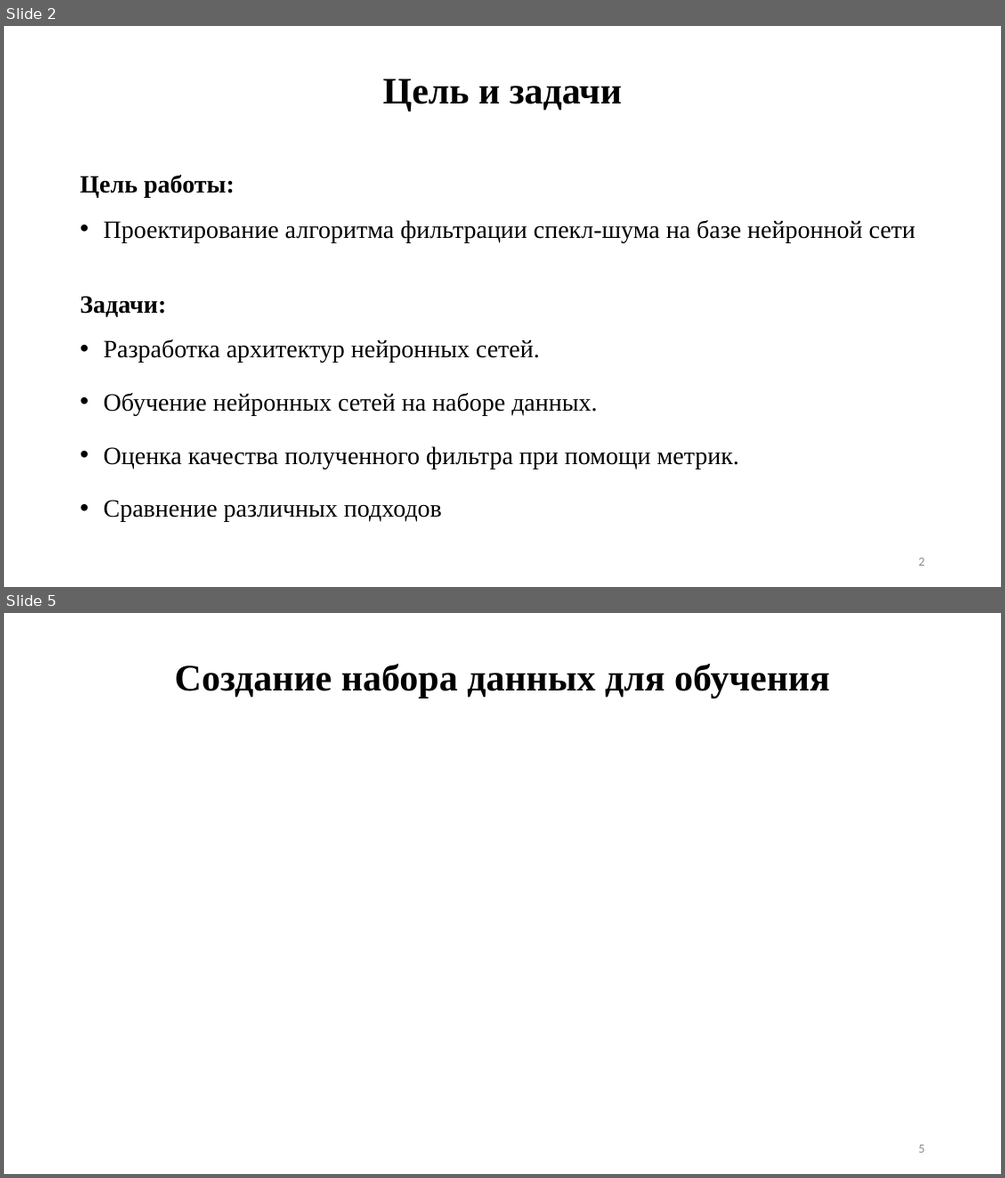
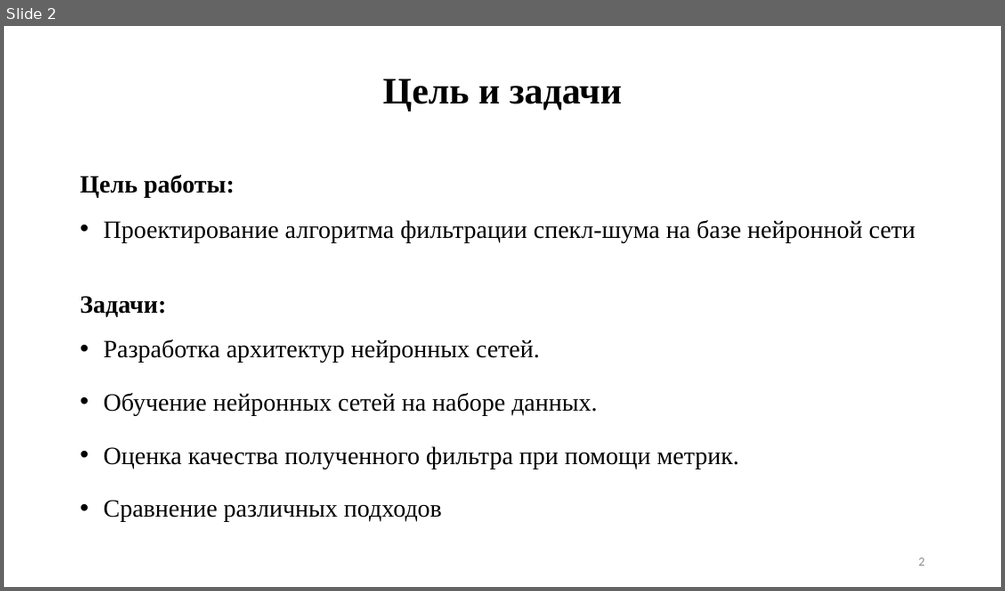
Before and after one commit to Felecort/NN_Filter_Radiolocation_Imgs, a slide deck: text/ВКР_преза.pptx. Shown one above the other, each under a label of ours: slides 2 and 5 before the commit, slide 2 after it; the slides between them are not shown. The pictures are 1005x1178 and 1005x591 pixels, drawn with LibreOffice and Linux fonts; fonts in the diff are those of the drawing. Boxes give left, top, right and bottom in pixels: in the first picture for what was removed or moved away, otherwise in the second. Text is boxed around its words. In the diff, an @@ line names an element or a change of style, - is before the commit and + after.

```diff
--- a/text/ВКР_преза.pptx
+++ b/text/ВКР_преза.pptx
@@ slide 5 removed at (4,613,1001,1174), background #FFFFFF @@
@@ title removed at (175,664,830,698) @@
-Создание набора данных для обучения
@@ page number removed at (918,1144,924,1152) @@
-5
```
Also in this commit, not shown: 3 slides changed, 6 slides added, 1 other slide removed, 3 other files.
